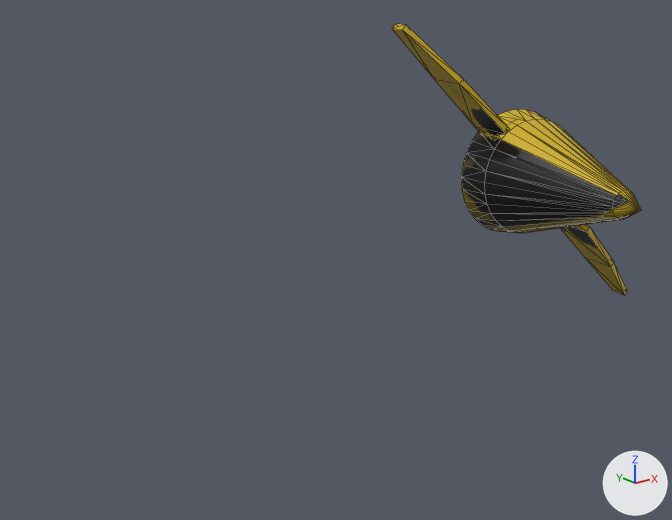
A saved change to the COLLADA model uuv_dave/models/glider_hybrid_whoi/mesh/glider_hybrid_whoi_left_propeller.dae.
The view is the same before and after, from a 50 mm lens placed at (-0.1349, -0.7286, 0.0506), pointed at (-0.0169, -0.581, -0.0084). The lights are fixed; the arrows at lower right show +X, +Y and +Z. Mesh edges are drawn as thin lines.

The older version as bpy lines, for what is in view:
```python
me_cube_003 = bpy.data.meshes.new('Cube.003')
me_cube_003.from_pydata(...)  # 137 vertices, 232 faces; spans x -0.0532..0.0532, y -0.0414..0.0041, z -0.016..0.0161
me_cube_003.materials.append(mat_hybrid_glider)  # picture img_whoi_hybrid_glider_png
ob_cube_003 = bpy.data.objects.new('Cube.003', me_cube_003)
ob_cube_003.location = (0.0484, -0.5756, 0.0004)
ob_cube_003.rotation_euler = (0.0, 0.785, -0.199)  # degrees (0, 45, -11)
```
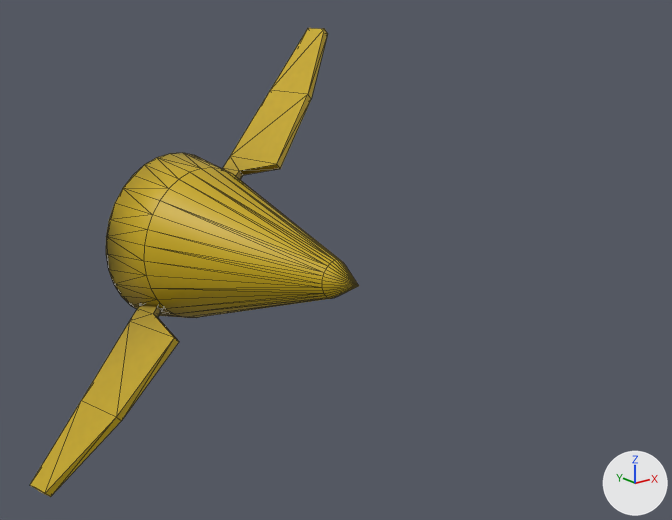
Location of each change, [x1, y1, x2, y2] in pixels of the pictures (672 x 520 px):
'Cube.003', reshaped, moved, turned
    before: [392, 24, 641, 296]
    after: [30, 28, 359, 497]
part 1 of me_cube_003, built on
    before: [461, 109, 552, 233]
    after: [106, 153, 223, 317]
part 2 of me_cube_003, surface changed
    before: [392, 24, 641, 296]
    after: [30, 28, 359, 497]

The change, as a list of edits to the scene's bpy script:
```text
Change me_cube_003:
    used by ob_cube_003; location = (0.0484, -0.5756, 0.0004); rotation_euler = (0.0, 0.785, -0.199), in degrees (0, 45, -11)
    remove me_cube_003.from_pydata(...)  # 137 vertices, 232 faces; spans x -0.0532..0.0532, y -0.0414..0.0041, z -0.016..0.0161
    add me_cube_003.from_pydata(...)  # 137 vertices, 262 faces; spans x -0.0532..0.0532, y -0.0414..0.0052, z -0.0162..0.0163
    me_cube_003 part 1
    11 vertices are removed from x -0.016..0.0149, y 0.004..0.0041, z -0.016..0.0161
    47 faces are deleted
    3 vertices in x 0.0158..0.0161, y 0.004, z -0.0031..0.0032 move by (0.0002, 0.0011, 0.0)
    18 vertices move from x -0.0157..0.0149, y 0.004..0.0041, z -0.0157..0.0158 to x -0.0159..0.0151, y 0.005..0.0052, z -0.0159..0.016
    11 vertices are added at x -0.0162..0.0151, y 0.0051..0.0052, z -0.0162..0.0163
    77 new faces join them
    me_cube_003 part 2: 185 kept faces spanning x -0.0532..0.0532, y -0.0414..0.0052, z -0.0146..0.016 get new texture (UV) coordinates
Change ob_cube_003:
    ob_cube_003.location: (0.0484, -0.5756, 0.0004) -> (-0.0484, -0.5756, 0.0004)
    ob_cube_003.rotation_euler: (0.0, 0.785, -0.199) -> (0.0, -0.785, 0.199)  # degrees (0, 45, -11) -> degrees (0, -45, 11)
```
